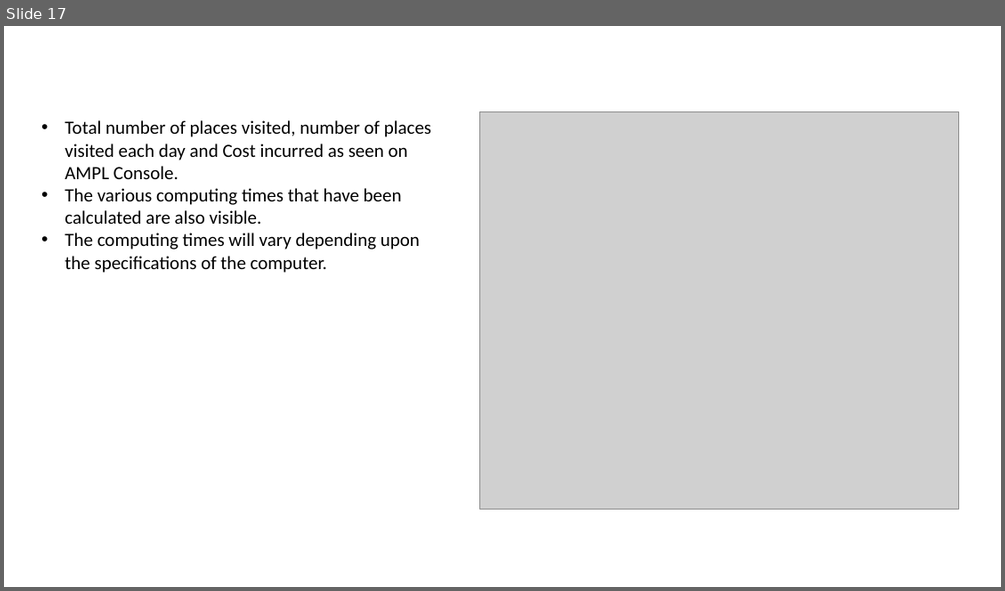
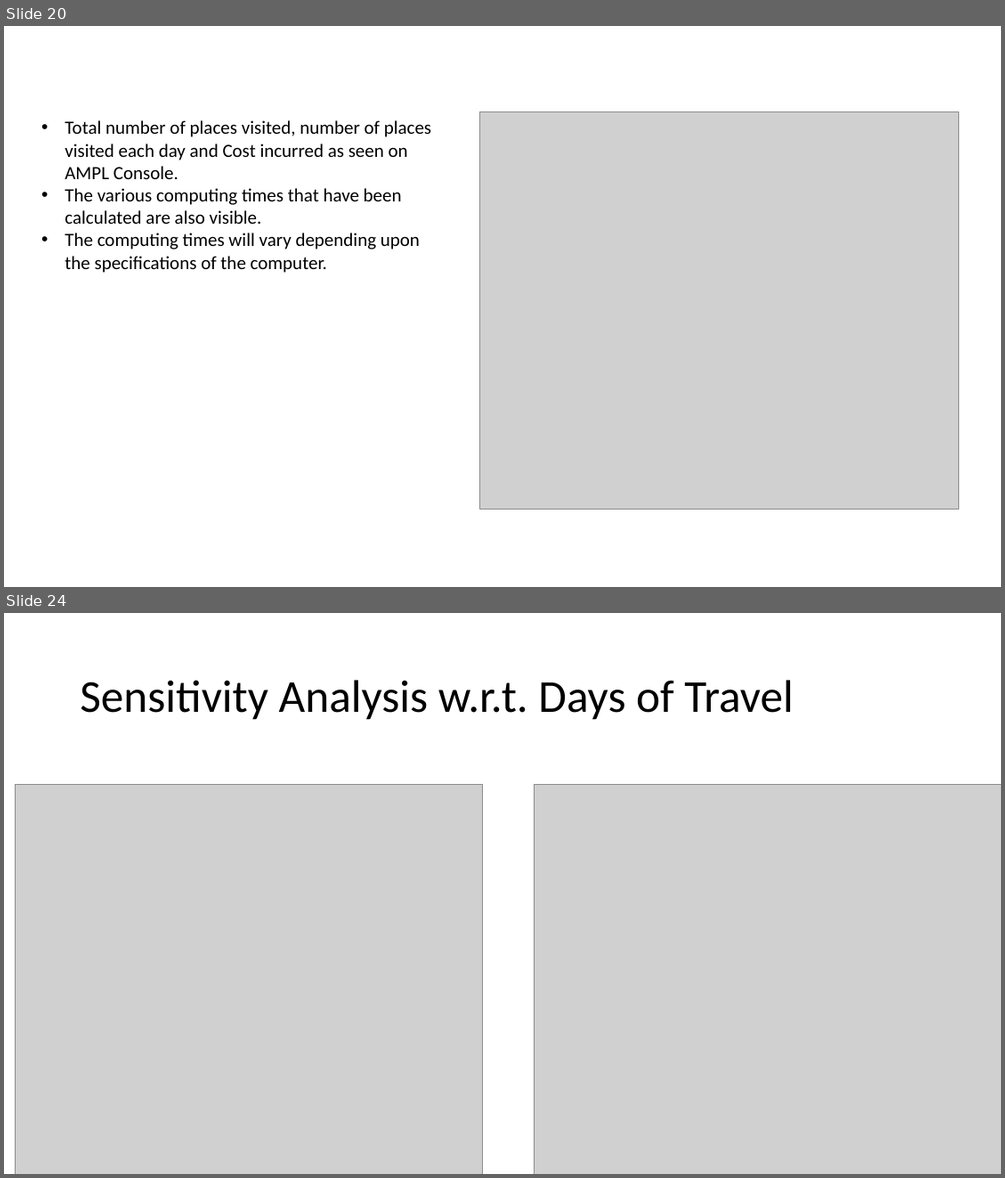
Before and after one commit to abhilash-j2/BostonSightseeing, a slide deck: Boston Sightseeing.pptx. Shown one above the other, each under a label of ours: slide 17 before the commit, slides 20 and 24 after it; the slides between them are not shown. The pictures are 1005x591 and 1005x1178 pixels, drawn with LibreOffice and Linux fonts; fonts in the diff are those of the drawing; grey boxes stand for pictures. Boxes give left, top, right and bottom in pixels: in the first picture for what was removed or moved away, otherwise in the second. Text is boxed around its words. In the diff, an @@ line names an element or a change of style, - is before the commit and + after.

```diff
--- a/Boston Sightseeing.pptx
+++ b/Boston Sightseeing.pptx
@@ slide 24 added at (4,613,1001,1174), background #FFFFFF @@
@@ title added at (80,680,793,720), 44 pt, text #000000 @@
+Sensitivity Analysis w.r.t. Days of Travel
@@ picture added at (16,784,483,1174) @@
@@ picture added at (534,784,1001,1174) @@
@@ what was slide 17 is now slide 20 @@
```
Also in this commit, not shown: 12 slides changed, 6 other slides added, 1 slide removed, 1 other file.
